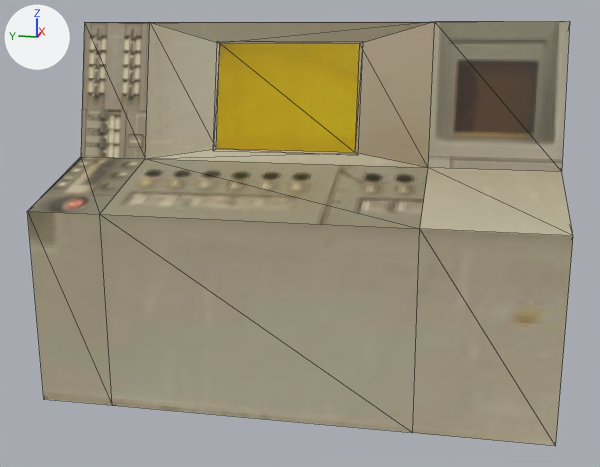
An edit to the glTF model assets/models/terminal/terminal.glb, drawn before and after from the same camera.
Rendered twice from a 50 mm camera at (-1.95, -0.29, -0.05) aimed at (1.5, 0.4, -0.91). Lighting does not change. The marker at upper left points along +X, +Y and +Z. Mesh edges are drawn as thin lines. Vertices at the same position are counted once.

Objects in the first picture: 'terminal', 'terminal.window'.
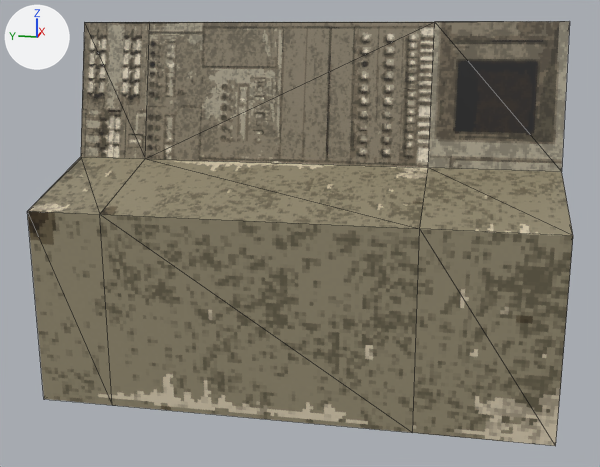
Changed parts and their boxes [x1, y1, x2, y2] in the pictures (600 x 467 px):
'terminal', surface changed, reshaped
    both: [27, 21, 573, 446]
'terminal.window', surface changed
    both: [216, 44, 360, 153]
part 1 of me_cube_003, cut back
    both: [145, 22, 435, 168]
part 2 of me_cube_003, surface changed
    both: [28, 157, 428, 229]

What the commit changed:
Picture 'terminal_tex' (img_terminal_tex) is new.
Material 'Material.001' (mat_material_001) changes its picture from img_tex to img_terminal_tex.
me_cube_003 is used by ob_terminal; location (0.0, 0.0, 0.0).
me_cube_003 had 36 vertices, 66 faces and spanned x 1.03..2.04, y -0.68..1.42, z -1.58..-0.02.
me_cube_003 now has 32 vertices, 60 faces and spans x 1.03..2.04, y -0.68..1.42, z -1.58..-0.02.
Part 1, on me_cube_003:
4 vertices are removed from x 1.59..1.68, y 0.17..0.79, z -0.57..-0.11.
8 faces are deleted.
2 new faces join them.
me_cube_003 part 2: 4 kept faces spanning x 1.03..1.53, y -0.14..1.42, z -0.76..-0.61 get new texture (UV) coordinates.
